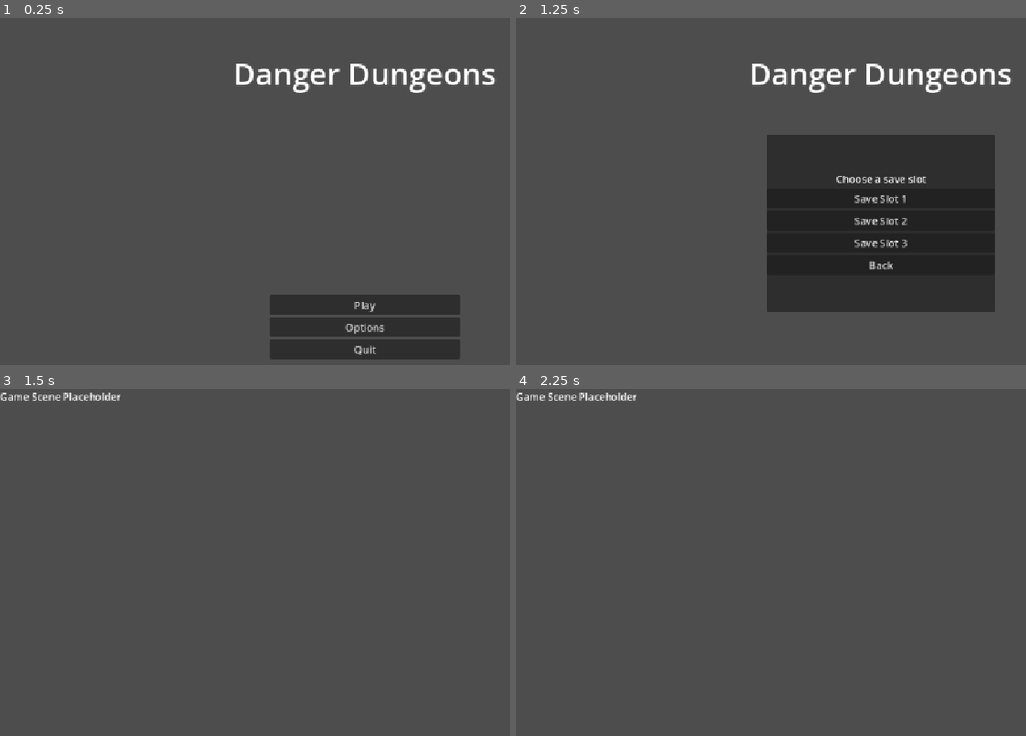
Above: before the commit, frames 1-4 (two rows, left to right).
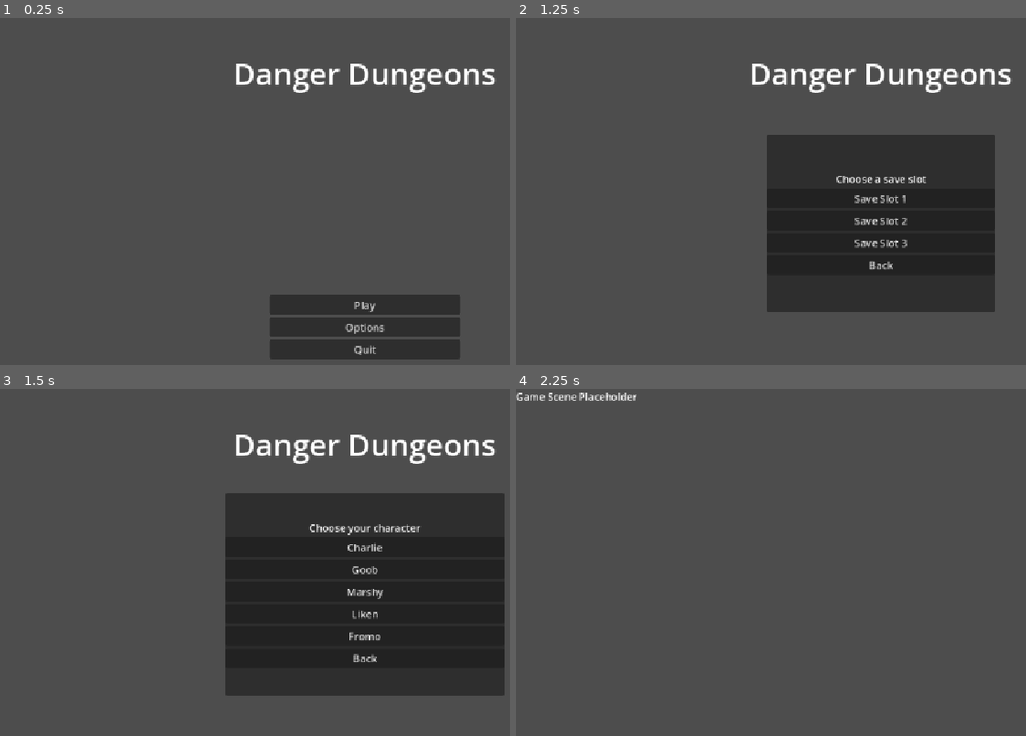
Above: after the commit, the same moments.

Repository: pwfvanzyl-source/Danger-dungeons
Game: Godot game, scene res://scenes/MainMenu.tscn
Two runs of this game, one before a commit and one after it. Both use one fixed random seed, a clock stepped at 60 frames per second and the inputs below.
Inputs (mouse positions are in pixels of both pictures, inside the frame that each line leads up to):
- Up to frame 1 (0.25 s): no input
- Up to frame 2 (1.25 s): click "Play" at 0.5 s
- Up to frame 3 (1.5 s): click "Save Slot 1" at 1.25 s
- Up to frame 4 (2.25 s): click (883, 548) at 2 s, where only the run after the commit has a clickable "Charlie"

Frames 1-2 are identical in both runs. In frame 3, 33% of the frame differs, in the area x 0-99%, y 1-89%; in frame 4, nothing differs.
Error after the commit: Invalid assignment of property or key 'text' with value of type 'String' on a base object of type 'null instance'. (res://scripts/Game.gd:10)

Commit message:
deleted:    .ai/add_game_idea.py 	modified:   .ai/game-description.md 	modified:   project.godot 	modified:   scenes/MainMenu.gd 	modified:   scenes/MainMenu.tscn 	modified:   scenes/game.tscn 	new file:   scripts/Game.gd 	new file:   scripts/Game.gd.uid 	new file:   scripts/GameState.gd 	new file:   scripts/GameState.gd.uid

Diff:
--- a/project.godot
+++ b/project.godot
@@ -15,6 +15,10 @@
 config/features=PackedStringArray("4.7", "Mobile")
 config/icon="res://icon.svg"
 
+[autoload]
+
+GameState="res://scripts/GameState.gd"
+
 [display]
 
 window/stretch/mode="canvas_items"
--- a/scenes/MainMenu.gd
+++ b/scenes/MainMenu.gd
@@ -1,43 +1,70 @@
 extends Control
 
+@onready var game_state = get_node("/root/GameState")
 var main_menu_container: VBoxContainer
 var save_slots_panel: PanelContainer
 var save_slots_container: VBoxContainer
+var character_selection_panel: PanelContainer
+var character_buttons_container: VBoxContainer
+var selected_slot: int = 0
+const CHARACTER_LIST = ["Charlie", "Goob", "Marshy", "Liken", "Fromo"]
 
 func _ready() -> void:
 	main_menu_container = $Menu
 	save_slots_panel = $SaveSlotsPanel
 	save_slots_container = $SaveSlotsPanel/VBoxContainer
+	character_selection_panel = $CharacterSelectionPanel
+	character_buttons_container = $CharacterSelectionPanel/VBoxContainer
 
 	var play_button: Button = $Menu/PlayButton
 	var options_button: Button = $Menu/OptionsButton
 	var quit_button: Button = $Menu/QuitButton
 	var back_button: Button = $SaveSlotsPanel/VBoxContainer/BackButton
+	var char_back_button: Button = $CharacterSelectionPanel/VBoxContainer/BackButton
 
 	play_button.pressed.connect(_on_play_pressed)
 	options_button.pressed.connect(_on_options_pressed)
 	quit_button.pressed.connect(_on_quit_pressed)
 	back_button.pressed.connect(_on_back_pressed)
+	char_back_button.pressed.connect(_on_character_back_pressed)
 
 	for slot_index in range(1, 4):
 		var slot_button: Button = save_slots_container.get_node("Slot%sButton" % slot_index)
 		slot_button.pressed.connect(_on_save_slot_pressed.bind(slot_index))
+
+	for character_name in CHARACTER_LIST:
+		var character_button: Button = character_buttons_container.get_node("%sButton" % character_name)
+		character_button.pressed.connect(_on_character_pressed.bind(character_name))
 
 	show_main_menu()
 
 func show_main_menu() -> void:
 	main_menu_container.visible = true
 	save_slots_panel.visible = false
+	character_selection_panel.visible = false
 
 func show_save_slots() -> void:
 	main_menu_container.visible = false
 	save_slots_panel.visible = true
+	character_selection_panel.visible = false
+
+func show_character_selection(slot_index: int) -> void:
+	selected_slot = slot_index
+	main_menu_container.visible = false
+	save_slots_panel.visible = false
+	character_selection_panel.visible = true
 
 func _on_play_pressed() -> void:
 	show_save_slots()
 
 func _on_save_slot_pressed(slot_index: int) -> void:
-	print("Starting game in save slot %d" % slot_index)
+	print("Selected save slot %d" % slot_index)
+	show_character_selection(slot_index)
+
+func _on_character_pressed(character_name: String) -> void:
+	print("Selected character %s for slot %d" % [character_name, selected_slot])
+	game_state.selected_character = character_name
+	game_state.save_slot = selected_slot
 	var game_scene: String = "res://scenes/game.tscn"
 	var err: int = get_tree().change_scene_to_file(game_scene)
 	if err != OK:
@@ -46,6 +73,9 @@
 func _on_back_pressed() -> void:
 	show_main_menu()
 
+func _on_character_back_pressed() -> void:
+	show_save_slots()
+
 func _on_options_pressed() -> void:
 	print("Options pressed - not implemented yet")
 
--- a/scenes/MainMenu.tscn
+++ b/scenes/MainMenu.tscn
@@ -92,3 +92,51 @@
 [node name="BackButton" type="Button" parent="SaveSlotsPanel/VBoxContainer"]
 layout_mode = 2
 text = "Back"
+
+[node name="CharacterSelectionPanel" type="PanelContainer" parent="."]
+visible = false
+layout_mode = 1
+anchors_preset = 8
+anchor_left = 0.5
+anchor_top = 0.5
+anchor_right = 0.5
+anchor_bottom = 0.5
+offset_left = -220.0
+offset_top = -160.0
+offset_right = 220.0
+offset_bottom = 160.0
+grow_horizontal = 2
+grow_vertical = 2
+
+[node name="VBoxContainer" type="VBoxContainer" parent="CharacterSelectionPanel"]
+layout_mode = 2
+alignment = 1
+
+[node name="Label" type="Label" parent="CharacterSelectionPanel/VBoxContainer"]
+layout_mode = 2
+text = "Choose your character"
+horizontal_alignment = 1
+
+[node name="CharlieButton" type="Button" parent="CharacterSelectionPanel/VBoxContainer"]
+layout_mode = 2
+text = "Charlie"
+
+[node name="GoobButton" type="Button" parent="CharacterSelectionPanel/VBoxContainer"]
+layout_mode = 2
+text = "Goob"
+
+[node name="MarshyButton" type="Button" parent="CharacterSelectionPanel/VBoxContainer"]
+layout_mode = 2
+text = "Marshy"
+
+[node name="LikenButton" type="Button" parent="CharacterSelectionPanel/VBoxContainer"]
+layout_mode = 2
+text = "Liken"
+
+[node name="FromoButton" type="Button" parent="CharacterSelectionPanel/VBoxContainer"]
+layout_mode = 2
+text = "Fromo"
+
+[node name="BackButton" type="Button" parent="CharacterSelectionPanel/VBoxContainer"]
+layout_mode = 2
+text = "Back"
--- a/scenes/game.tscn
+++ b/scenes/game.tscn
@@ -1,6 +1,9 @@
 [gd_scene load_steps=1 format=3]
 
+[ext_resource type="Script" path="res://scripts/Game.gd" id="1_f1"]
+
 [node name="Game" type="Node2D"]
+script = ExtResource("1_f1")
 
 [node name="Label" type="Label" parent="Game"]
 text = "Game Scene Placeholder"
--- /dev/null
+++ b/scripts/Game.gd
@@ -0,0 +1,10 @@
+extends Node2D
+
+@onready var game_state = get_node("/root/GameState")
+
+func _ready() -> void:
+	var label: Label = $Label
+	if game_state.selected_character == "":
+		label.text = "No character selected"
+	else:
+		label.text = "Selected character: %s" % game_state.selected_character
--- /dev/null
+++ b/scripts/GameState.gd
@@ -0,0 +1,9 @@
+extends Node
+class_name GameState
+
+var selected_character: String = ""
+var save_slot: int = 0
+
+func reset() -> void:
+	selected_character = ""
+	save_slot = 0
Not shown, added: scripts/Game.gd.uid
Not shown, added: scripts/GameState.gd.uid
Not shown, removed: .ai/add_game_idea.py
Not shown, changed: .ai/game-description.md
